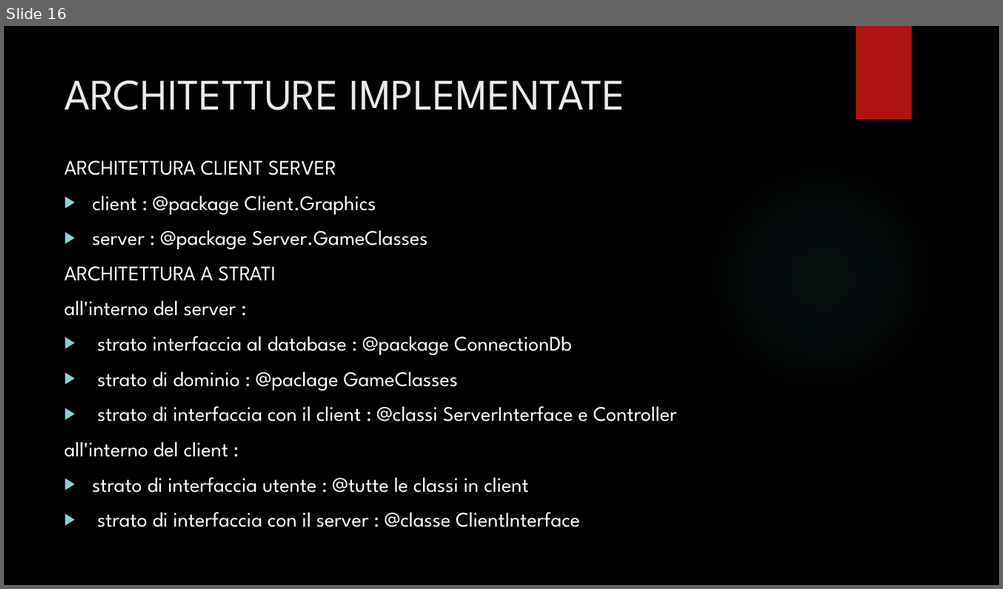
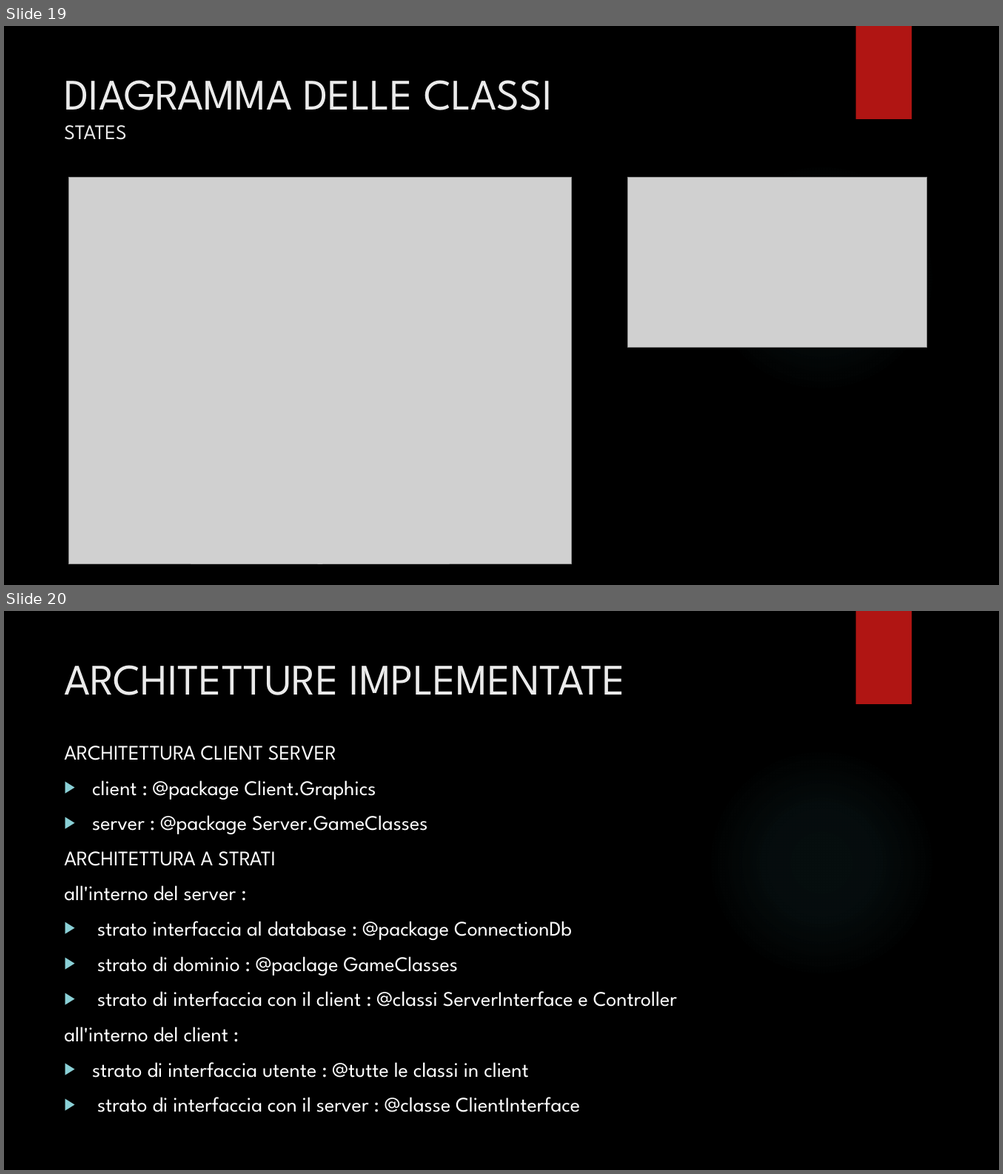
Before and after one commit to simoneminerva96/Progetto-B18, a slide deck: modelliUml/PRESENTAZIONE.pptx. Shown one above the other, each under a label of ours: slide 16 before the commit, slides 19 and 20 after it. The pictures are 1003x589 and 1003x1174 pixels, drawn with LibreOffice and Linux fonts; fonts in the diff are those of the drawing; grey boxes stand for pictures; background and template pictures are left out. Boxes give left, top, right and bottom in pixels: in the first picture for what was removed or moved away, otherwise in the second. Text is boxed around its words. In the diff, an @@ line names an element or a change of style, - is before the commit and + after.

```diff
--- a/modelliUml/PRESENTAZIONE.pptx
+++ b/modelliUml/PRESENTAZIONE.pptx
@@ slide 19 added at (4, 26, 999, 585), background picture (left out); not listed: 2 template elements that a slide beside it also shows @@
@@ title added at (64, 80, 552, 140), 42 pt, text #EBEBEB @@
+DIAGRAMMA DELLE CLASSI
+STATES
@@ picture added at (69, 178, 572, 565) @@
@@ picture added at (628, 178, 927, 348) @@
@@ what was slide 16 is now slide 20 @@
```
Also in this commit, not shown: 1 slide changed, 3 other slides added, 1 other file.
